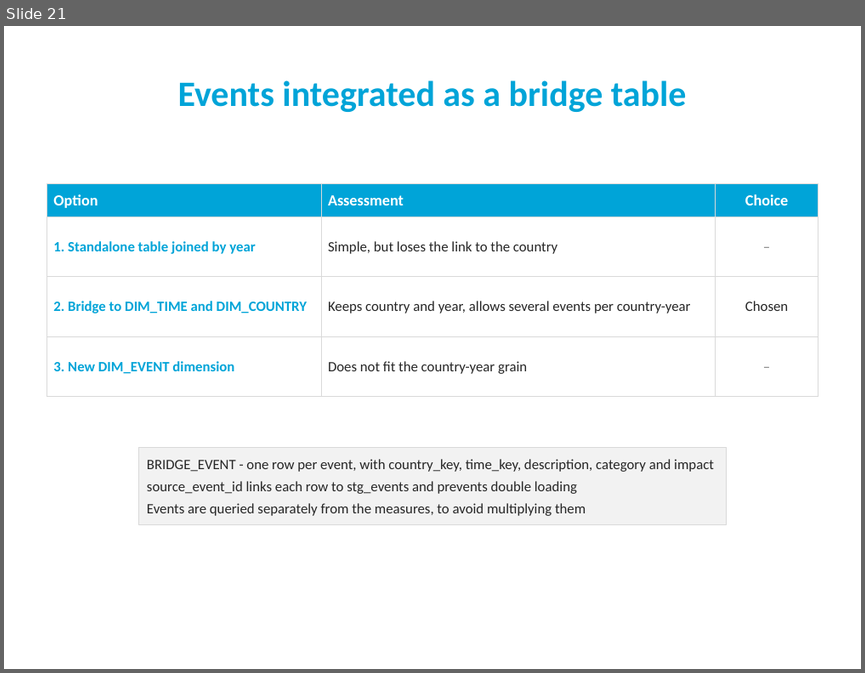
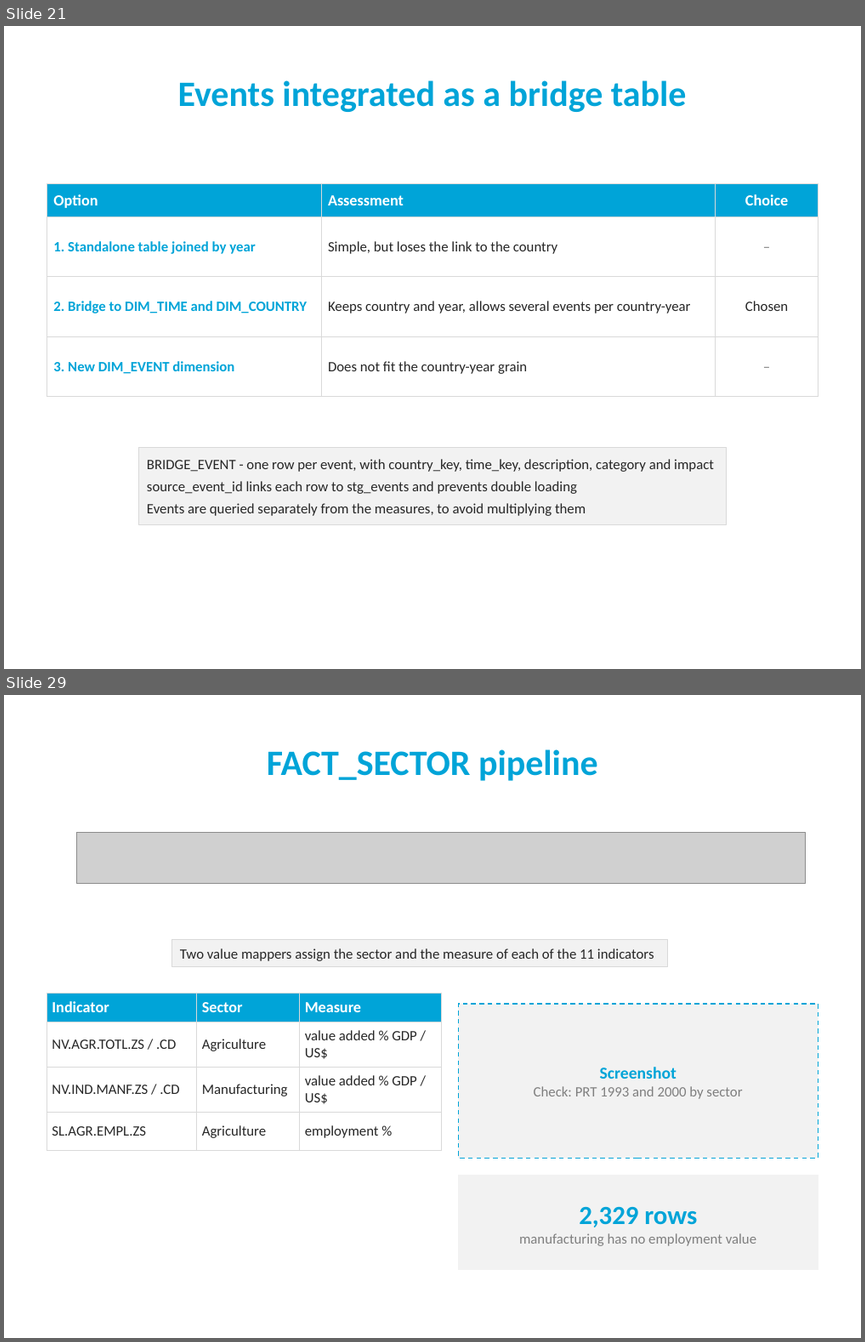
Before and after one commit to goncalo151515/AID, a slide deck: slides_20.pptx. Shown one above the other, each under a label of ours: slide 21 before the commit, slides 21 and 29 after it; the slides between them are not shown. The pictures are 865x673 and 865x1342 pixels, drawn with LibreOffice and Linux fonts; fonts in the diff are those of the drawing; grey boxes stand for pictures; background and template pictures are left out. Boxes give left, top, right and bottom in pixels: in the first picture for what was removed or moved away, otherwise in the second. Text is boxed around its words. In the diff, an @@ line names an element or a change of style, - is before the commit and + after.

```diff
--- a/slides_20.pptx
+++ b/slides_20.pptx
@@ slide 29 added at [4, 695, 861, 1338], background #FFFFFF @@
@@ title added at [267, 749, 598, 781], 30 pt, text #00A4D8, bold @@
+FACT_SECTOR pipeline
@@ picture added at [77, 832, 805, 884] @@
@@ rectangle added at [171, 939, 667, 966], fill #F2F2F2, outline #D9D9D9 0.75 pt @@
@@ text added at [180, 948, 654, 961], 12 pt, text #262626 @@
+Two value mappers assign the sector and the measure of each of the 11 indicators
@@ table added at [46, 993, 441, 1149], 4 rows, 3 columns @@
+Indicator | Sector | Measure
+NV.AGR.TOTL.ZS / .CD | Agriculture | value added % GDP / US$
+NV.IND.MANF.ZS / .CD | Manufacturing | value added % GDP / US$
+SL.AGR.EMPL.ZS | Agriculture | employment %
@@ rectangle added at [458, 1004, 818, 1157], fill #F2F2F2, outline #00A4D8 1 pt dashed @@
@@ text added at [534, 1066, 742, 1099], 12 pt, text #7F7F7F @@
+Screenshot
+Check: PRT 1993 and 2000 by sector
@@ rectangle added at [458, 1174, 818, 1269], fill #F2F2F2, outline #F2F2F2 1 pt @@
@@ text added at [519, 1207, 756, 1246], 12 pt, text #7F7F7F @@
+2,329 rows
+manufacturing has no employment value
```
Also in this commit, not shown: 4 slides changed, 23 other slides added, 1 slide removed, 9 other files.
